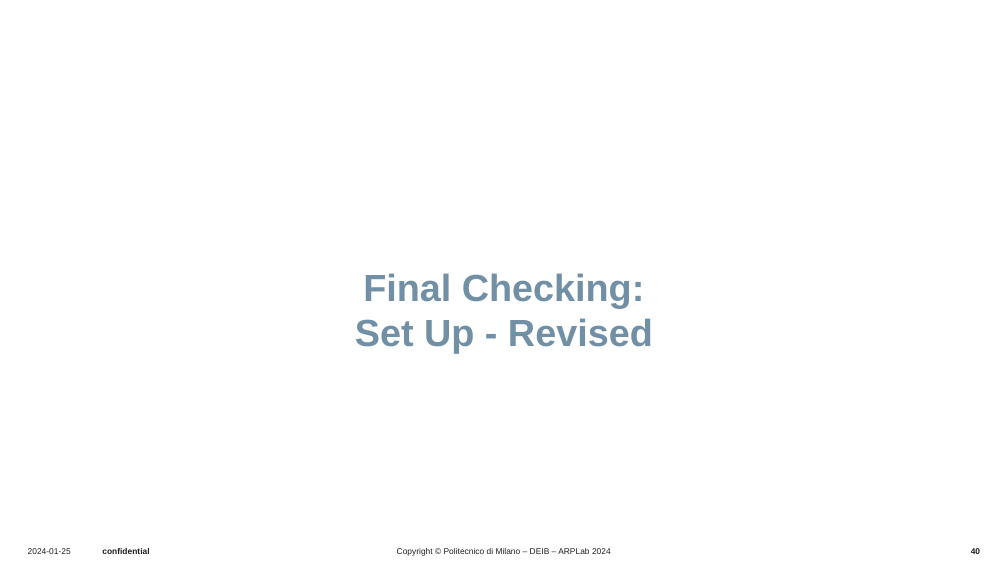
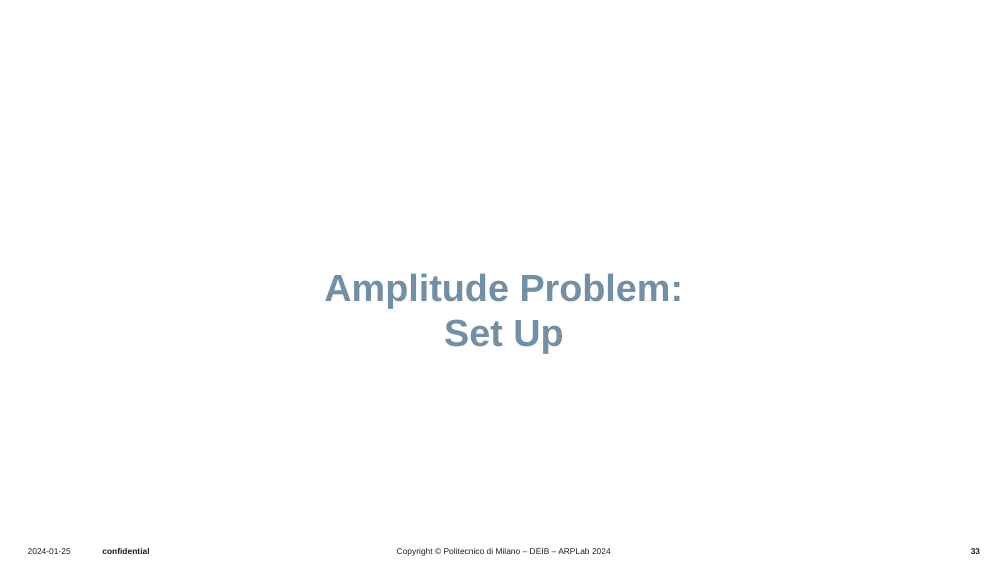
Before and after one commit to UseProxy305/thesisWork, a slide deck: slide 33 of Presentations/presentation6_2_oct/20251002_bi.pptx (slide 40 before the commit). Drawn at 1008x567 pixels with LibreOffice and Linux fonts; fonts in the diff are those of the drawing; background and template pictures are left out. Boxes give left, top, right and bottom in pixels: in the first picture for what was removed or moved away, otherwise in the second. Text is boxed around its words. In the diff, an @@ line names an element or a change of style, - is before the commit and + after.

Commit message:
Amplitude testing document is added.

```diff
--- a/Presentations/presentation6_2_oct/20251002_bi.pptx
+++ b/Presentations/presentation6_2_oct/20251002_bi.pptx
@@ title at (324, 273, 684, 354): text changed @@
-Final Checking:
-Set Up - Revised
+Amplitude Problem:
+Set Up
@@ page number at (971, 547, 980, 556): text changed @@
-40
+33
```
Also in this commit, not shown: 13 other slides changed, 11 slides added, 32 slides removed, 13 other files.
